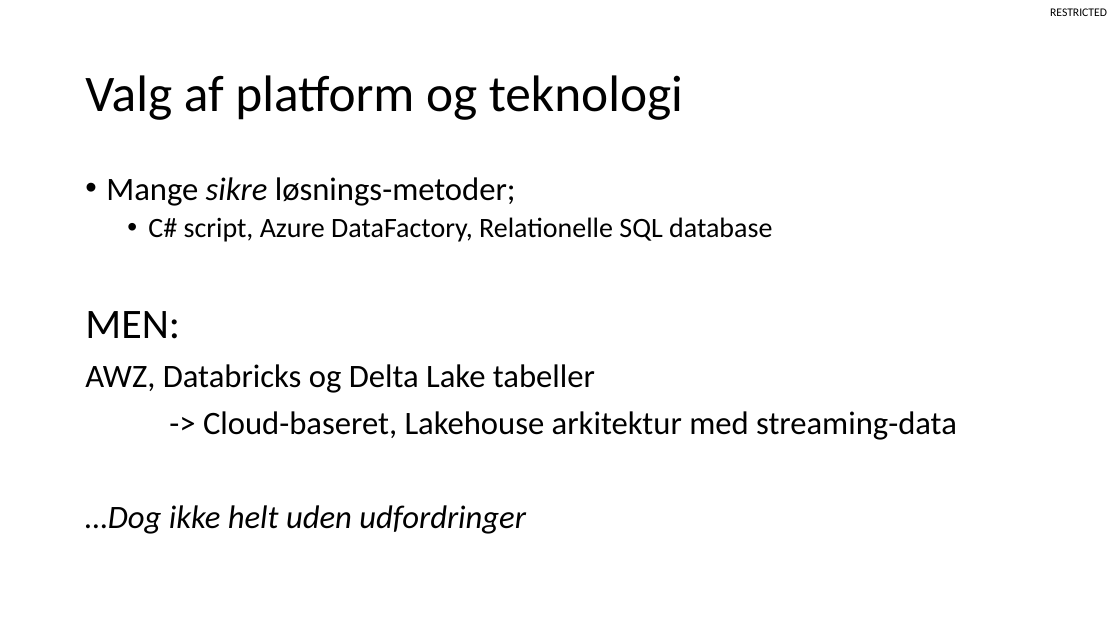
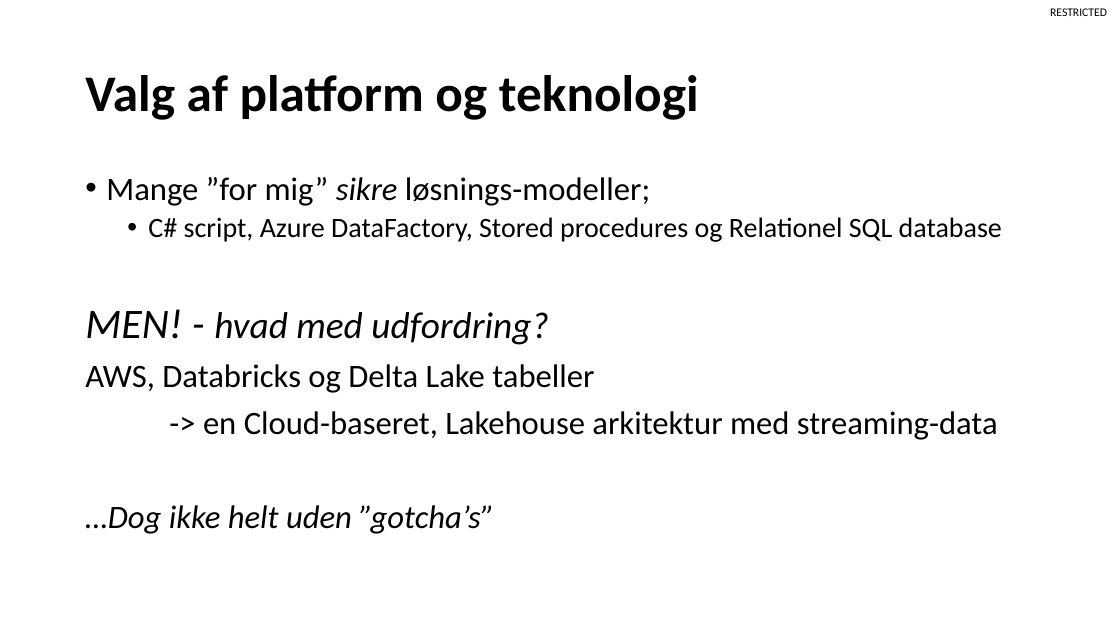
Before and after one commit to SorenKoelbaek/PokemonCase, a slide deck: slide 4 of Presentation/Presentation.pptx (slide 2 before the commit). Drawn at 1120x630 pixels with LibreOffice and Linux fonts; fonts in the diff are those of the drawing. Boxes give left, top, right and bottom in pixels: in the first picture for what was removed or moved away, otherwise in the second. Text is boxed around its words. In the diff, an @@ line names an element or a change of style, - is before the commit and + after.

```diff
--- a/Presentation/Presentation.pptx
+++ b/Presentation/Presentation.pptx
@@ title "Valg af platform og teknologi" at (85,75,699,120): bold on @@
@@ text at (85,177,1002,534): text changed @@
-• Mange sikre løsnings-metoder;
-  • C# script, Azure DataFactory, Relationelle SQL database
-MEN:
-AWZ, Databricks og Delta Lake tabeller
--> Cloud-baseret, Lakehouse arkitektur med streaming-data
-…Dog ikke helt uden udfordringer
+• Mange ”for mig” sikre løsnings-modeller;
+  • C# script, Azure DataFactory, Stored procedures og Relationel SQL database
+MEN! - hvad med udfordring?
+AWS, Databricks og Delta Lake tabeller
+-> en Cloud-baseret, Lakehouse arkitektur med streaming-data
+…Dog ikke helt uden ”gotcha’s”
```
Also in this commit, not shown: 5 other slides changed, 2 slides added, 1 other file.
